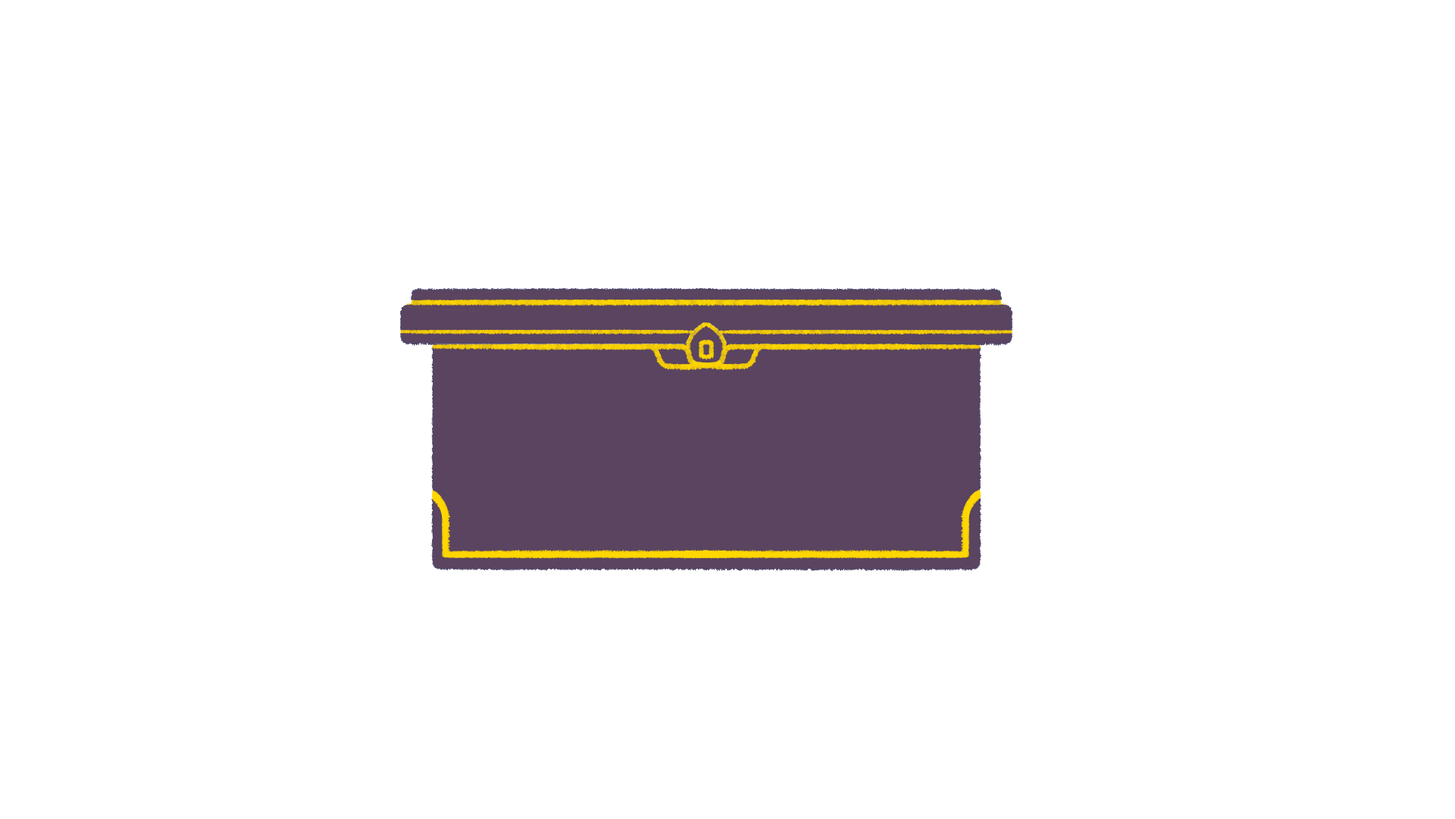
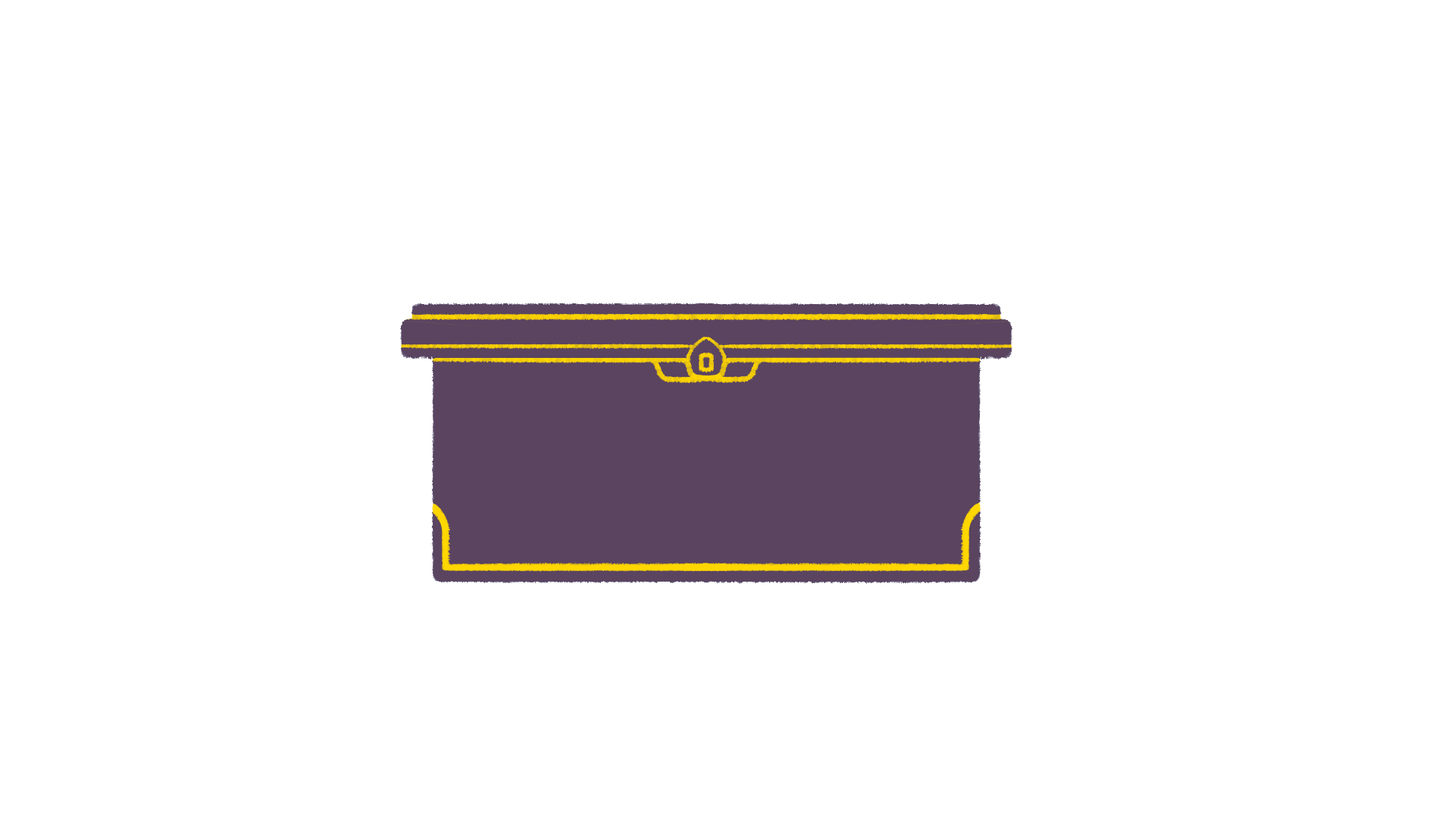
Revision of a layered (1455, 819) image; what changed, layer by layer:
painted on "Layer 102" over [left=399, top=288, right=1014, bottom=361]
painted on "Layer 102 copy" over [left=400, top=288, right=1014, bottom=584]
